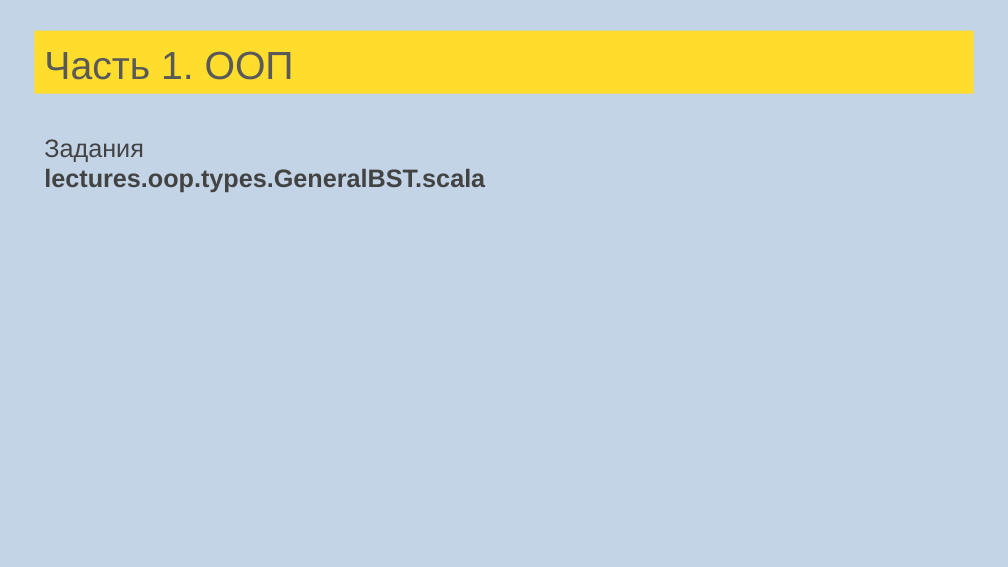
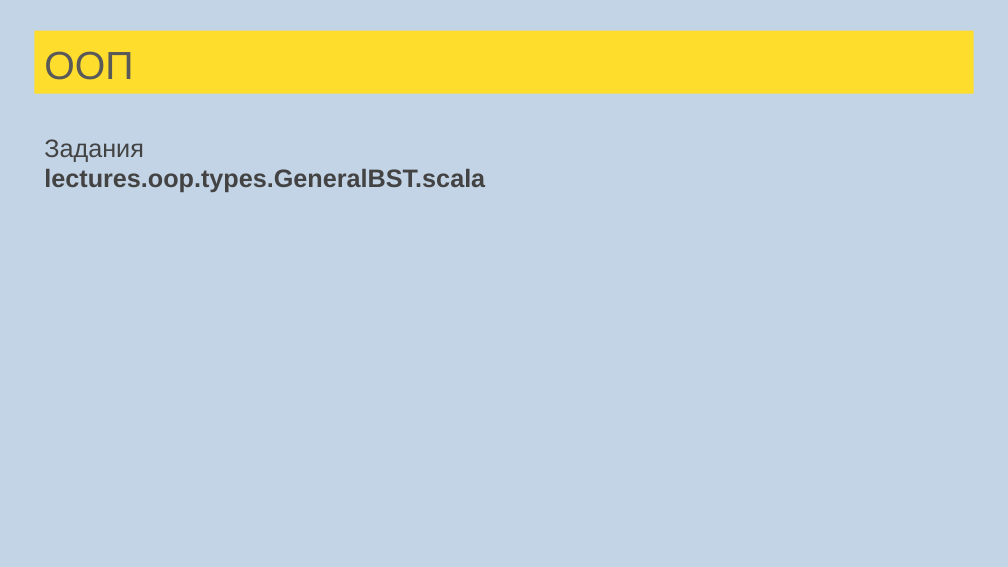
Before and after one commit to sergeypopov83/scala-school, a slide deck: slide 147 of src/main/resources/Лекции Scala для FinTech.pptx. Drawn at 1008x567 pixels with LibreOffice and Linux fonts; fonts in the diff are those of the drawing. Boxes give left, top, right and bottom in pixels: in the first picture for what was removed or moved away, otherwise in the second. Text is boxed around its words. In the diff, an @@ line names an element or a change of style, - is before the commit and + after.

```diff
--- a/src/main/resources/Лекции Scala для FinTech.pptx
+++ b/src/main/resources/Лекции Scala для FinTech.pptx
@@ title at box(44, 51, 133, 80): text changed @@
-Часть 1. ООП
+ООП
```
Also in this commit, not shown: 16 other slides changed, 4 slides added, 1 slide removed, 1 other file.
